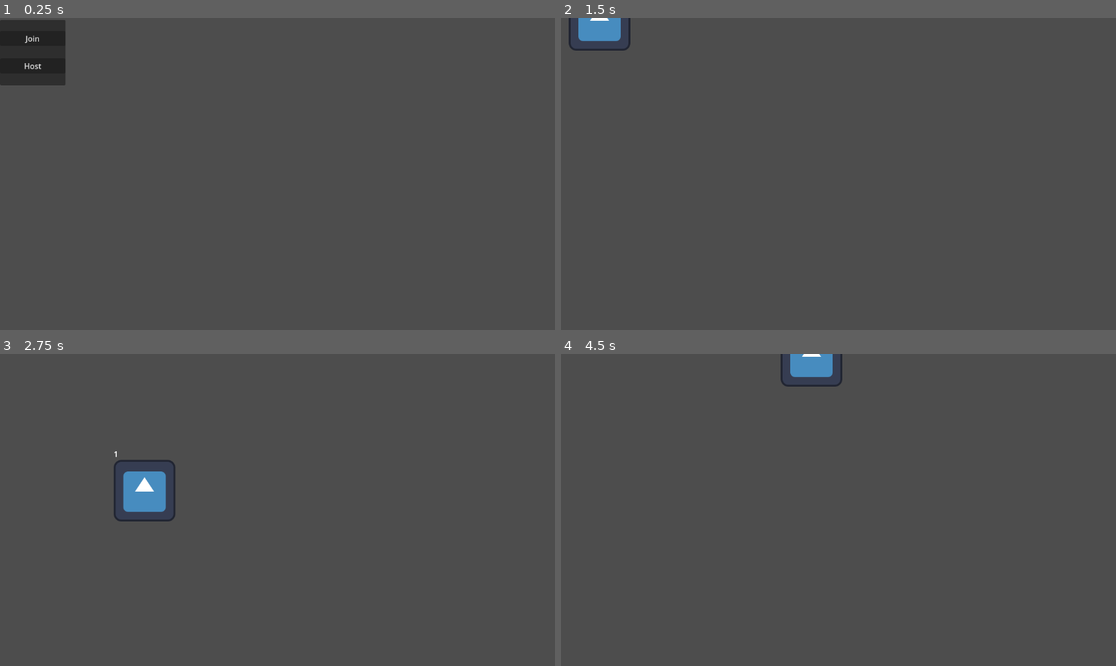
Above: before the commit, frames 1-4 (two rows, left to right).
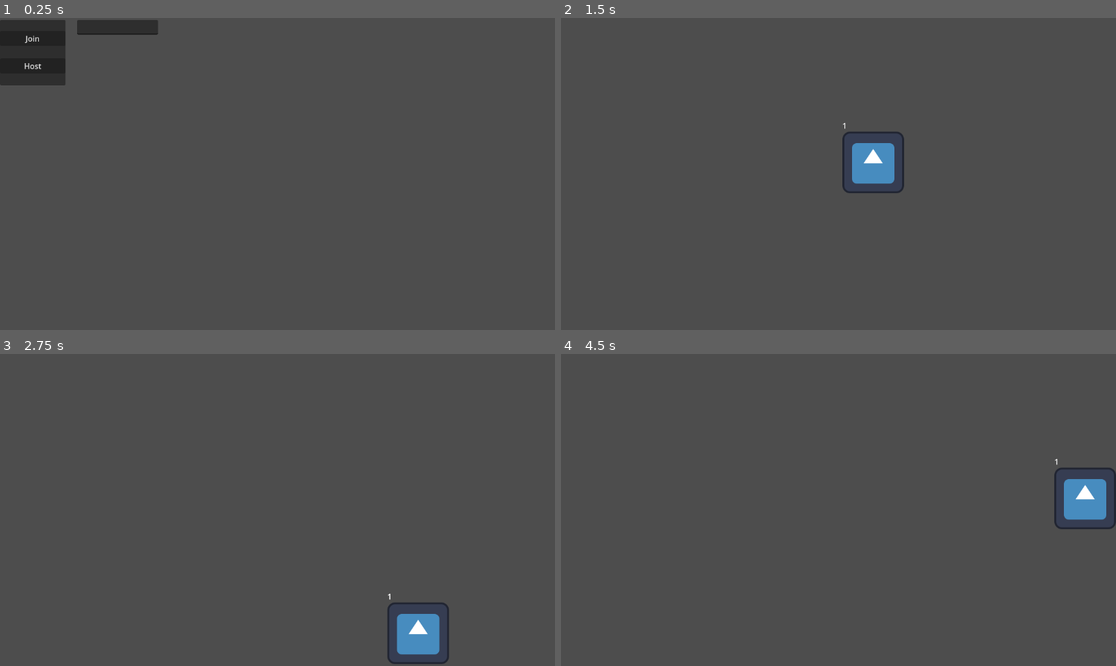
Above: after the commit, the same moments.

Repository: evertonferreiraazevedo/projeto_3_ano_godot
Game: Godot game, scene res://game.tscn
Same seed, same stepped clock (60 frames per second), same inputs: the game is played once before the commit and once after it. The engine's default icon, where the game draws it, is replaced by a stand-in: a white triangle on a blue panel in a dark square.
Inputs:
- Up to frame 1 (0.25 s): no input
- Up to frame 2 (1.5 s): click "Host" at 0.5 s; tap Enter at 1.25 s; hold Right (ui_right) from 1.28 s (still down)
- Up to frame 3 (2.75 s): release Right (ui_right) at 2.03 s; hold Down (ui_down) from 2.03 s (still down)
- Up to frame 4 (4.5 s): release Down (ui_down) at 2.78 s; hold Right (ui_right) 2.78-3.53 s; hold Up (ui_up) 3.53-4.28 s; hold Left (ui_left) from 4.28 s (still down)

The runs differ from the first frame. In frame 1, 0.7% of the frame differs, in the area x 13-29%, y 0-6%; in frame 2, 2.0%; in frame 3, 2.6%, in the area x 20-81%, y 31-100%; in frame 4, 2.0%.

Commit message:
Prototipo

Diff:
--- a/game.gd
+++ b/game.gd
@@ -1,8 +1,8 @@
 extends Node2D
-
-
 const ADDRESS = "127.0.0.1"
 const PORT = 3333
+
+#var peer = ENetMultiplayerPeer.new()
 @export var player_scene: PackedScene
 
 
@@ -13,16 +13,31 @@
 	multiplayer.multiplayer_peer = peer
 	$MultiplayerHUD.visible = false
 
-
+var  clientes = 0
 func _on_host_pressed() -> void:
 	var peer = ENetMultiplayerPeer.new()
 	peer.create_server(PORT)
 	multiplayer.multiplayer_peer = peer
 	$MultiplayerHUD.visible = false
 	multiplayer.multiplayer_peer.peer_connected.connect(adicionar_jogador)
-	adicionar_jogador(1)
+	clientes =+ 1
+	print(clientes)
+	adicionar_jogador(clientes)
 
 func adicionar_jogador(id_jogador):
 	var jogador = player_scene.instantiate()
+	print(clientes)
 	jogador.name = str(id_jogador)
 	add_child(jogador)
+	clientes +=1
+
+#var clientes = 1
+#func adicionar_jogador(id_jogador):
+	#var jogador = player_scene.instantiate()
+	#jogador.name = str(id_jogador)
+	#if (jogador.name == "1"):
+		#add_child(jogador)
+	#else:
+		#clientes +=1
+		#jogador.name = str(clientes)
+		#add_child(jogador)
--- a/game.tscn
+++ b/game.tscn
@@ -44,6 +44,12 @@
 text = "Host
 "
 
+[node name="LineEdit" type="LineEdit" parent="MultiplayerHUD/Panel"]
+layout_mode = 0
+offset_left = 160.0
+offset_right = 328.0
+offset_bottom = 31.0
+
 [node name="Camera2D" type="Camera2D" parent="."]
 position = Vector2(576, 320)
 
--- a/player.gd
+++ b/player.gd
@@ -1,12 +1,18 @@
 extends CharacterBody2D
 
 const SPEED = 400
+var clientes = 1
 
 func _enter_tree() -> void:
 	set_multiplayer_authority(self.name.to_int())
 
 func _ready() -> void:
-	$Label.text = self.name
+	if (self.name == "1"):
+		$Label.text = self.name
+	else:
+		clientes +=1
+		$Label.text = str(clientes)
+
 
 func _physics_process(delta: float) -> void:
 
@@ -31,7 +37,4 @@
 		#var direction = Input.get_vector("ui_left", "ui_right", "ui_up", "ui_down")
 		#velocity = direction * SPEED
 
-
-
-
 	move_and_slide()
--- a/player.tscn
+++ b/player.tscn
@@ -1,22 +1,19 @@
-[gd_scene load_steps=5 format=3 uid="uid://gnn4r8jq38em"]
+[gd_scene load_steps=4 format=3 uid="uid://gnn4r8jq38em"]
 
 [ext_resource type="Script" path="res://player.gd" id="1_1lpkg"]
 [ext_resource type="Texture2D" uid="uid://biollkreivu8n" path="res://icon.svg" id="2_fh555"]
-
-[sub_resource type="RectangleShape2D" id="RectangleShape2D_7yqfr"]
-size = Vector2(124, 124)
 
 [sub_resource type="SceneReplicationConfig" id="SceneReplicationConfig_3ypex"]
 properties/0/path = NodePath(".:position")
 properties/0/spawn = true
 properties/0/replication_mode = 1
+properties/1/path = NodePath("Label:text")
+properties/1/spawn = true
+properties/1/replication_mode = 1
 
 [node name="Player" type="CharacterBody2D"]
+position = Vector2(568, 296)
 script = ExtResource("1_1lpkg")
-
-[node name="CollisionShape2D" type="CollisionShape2D" parent="."]
-position = Vector2(-2, 2)
-shape = SubResource("RectangleShape2D_7yqfr")
 
 [node name="Sprite2D" type="Sprite2D" parent="."]
 texture = ExtResource("2_fh555")
@@ -26,6 +23,7 @@
 offset_top = -88.0
 offset_right = 64.0
 offset_bottom = -65.0
+text = "Host"
 
 [node name="MultiplayerSynchronizer" type="MultiplayerSynchronizer" parent="."]
 replication_config = SubResource("SceneReplicationConfig_3ypex")
Binary file added: images.jpeg
Not shown, added: images.jpeg.import
